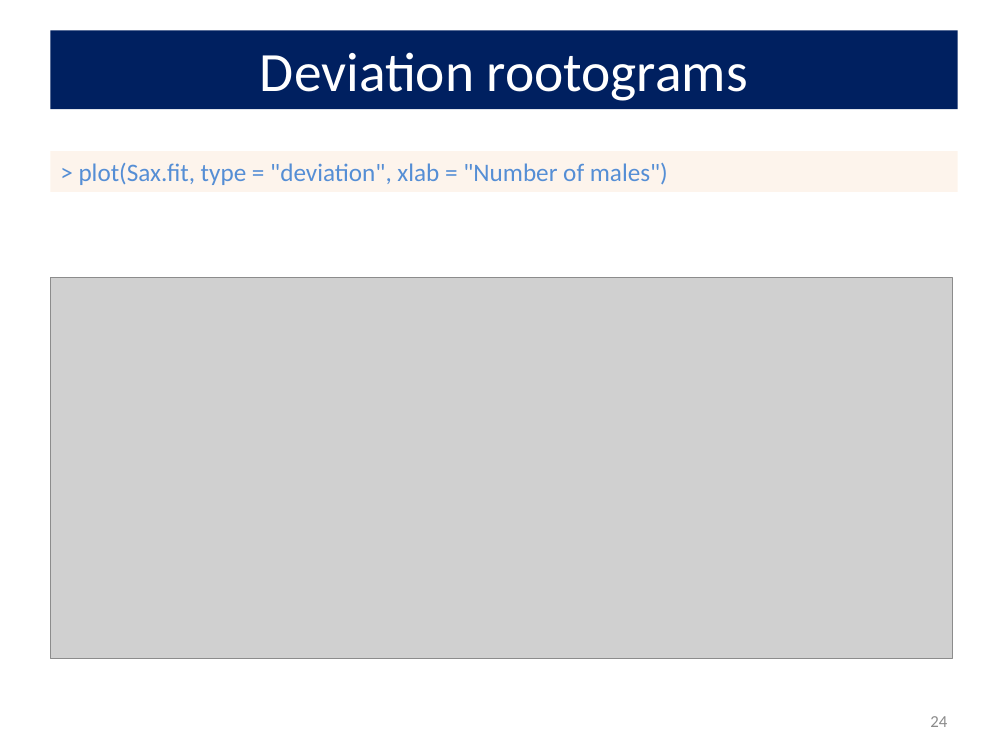
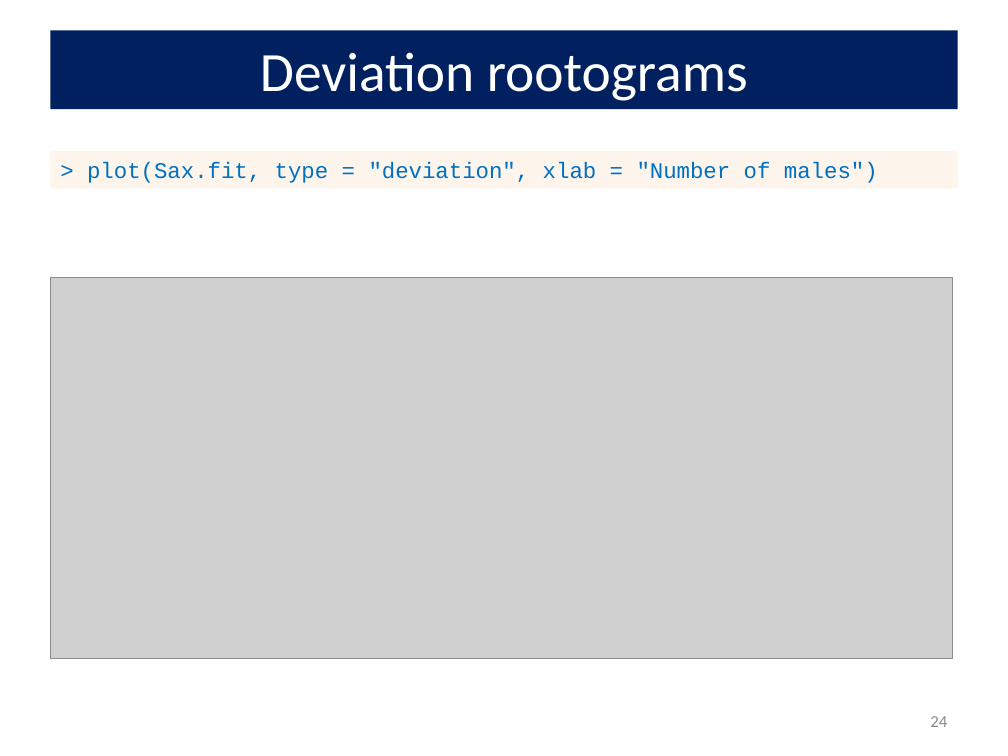
Before and after one commit to friendly/psy6136, a slide deck: slide 24 of lectures/02-Discrete.pptx. Drawn at 1008x756 pixels with LibreOffice and Linux fonts; fonts in the diff are those of the drawing; grey boxes stand for pictures. Boxes give left, top, right and bottom in pixels: in the first picture for what was removed or moved away, otherwise in the second. Text is boxed around its words. In the diff, an @@ line names an element or a change of style, - is before the commit and + after.

Commit message:
update lectures

```diff
--- a/lectures/02-Discrete.pptx
+++ b/lectures/02-Discrete.pptx
@@ rectangle "> plot(Sax.fit, type = "deviation", ...": place and size @@
-rectangle "> plot(Sax.fit, type = "deviation", ..." at box(50, 151, 958, 192)
+rectangle "> plot(Sax.fit, type = "deviation", ..." at box(50, 151, 958, 188)
@@ rectangle "> plot(Sax.fit, type = "deviation", ..." at box(50, 151, 958, 188): size 18 to 16 pt, font Calibri to Courier New, text colour #558ED5 to #0070C0 @@
```
Also in this commit, not shown: 5 other files.
